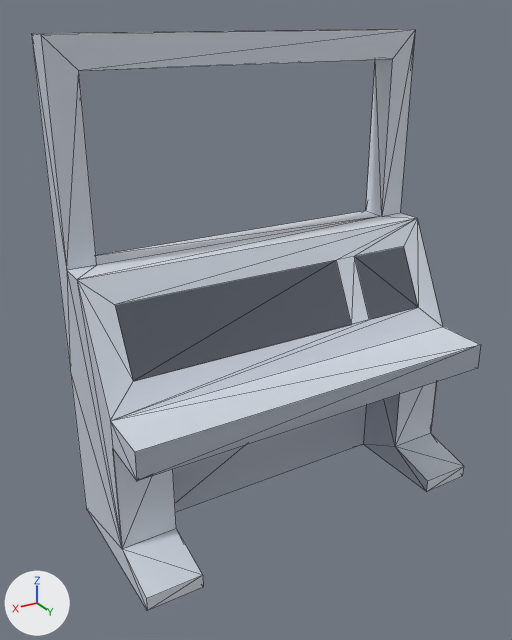
A saved change to the glTF model web/public/assets/3d/models/monitor.glb.
Before and after are seen from a 50 mm camera at (2.483, -0.767, 0.656) aimed at (2.039, -1.507, 0.286). The lights are fixed; the arrows at lower left show +X, +Y and +Z. The first picture is the older version. Mesh edges are drawn as thin lines. Where no turn or scale is listed for an object, it has been applied to the vertices.

In view in the first picture: 'desk_computerScreen'.
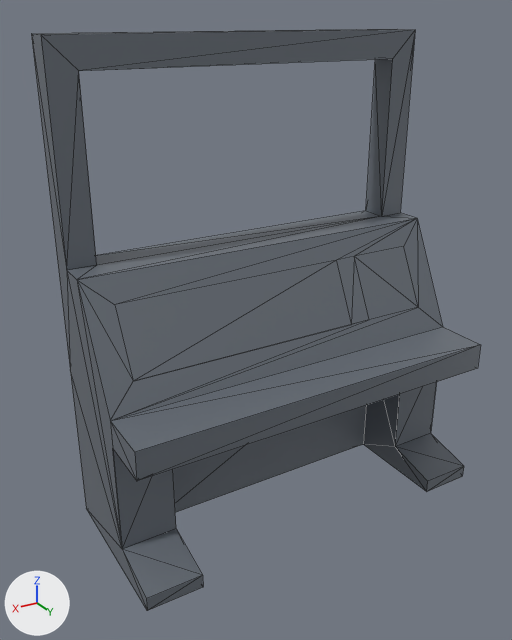
Edits to the bpy script that builds the scene:
```text
Change mat_metal:
    mat_metal.base_color: (0.843, 0.871, 0.91) -> (0.165, 0.188, 0.22)  # white #edf0f5 -> grey #717881
    mat_metal.metallic: 1.0 -> 0.22
    mat_metal.roughness: 1.0 -> 0.48
Change mat_dark:
    mat_dark.base_color: (0.275, 0.298, 0.341) -> (0.165, 0.188, 0.22)  # grey #8f949e -> grey #717881
    mat_dark.metallic: 1.0 -> 0.22
    mat_dark.roughness: 1.0 -> 0.48
Change mat_metaldark:
    mat_metaldark.base_color: (0.675, 0.71, 0.774) -> (0.165, 0.188, 0.22)  # light grey #d6dbe4 -> grey #717881
    mat_metaldark.metallic: 1.0 -> 0.22
    mat_metaldark.roughness: 1.0 -> 0.48
Remove ob_tmpparent:
    ob_tmpparent = bpy.data.objects.new('tmpParent', None)
    ob_tmpparent.location = (0.0, 0.0, 0.0)
```

Location of each change, (x1, y1, x2, y2) in pixels of the pictures (512 x 640 px):
'desk_computerScreen', recoloured, surface changed (darker): (31, 29, 481, 611) in both
